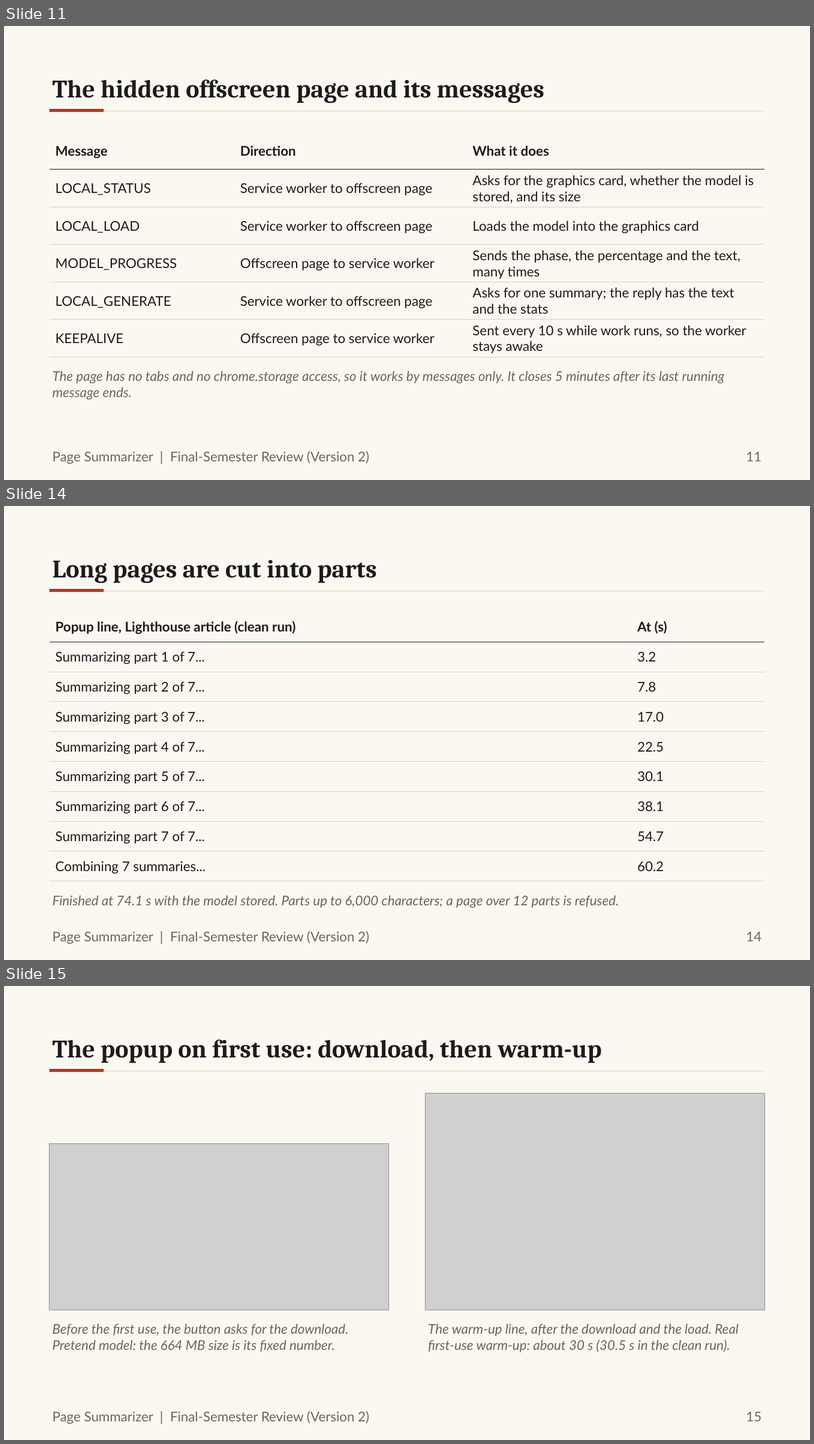
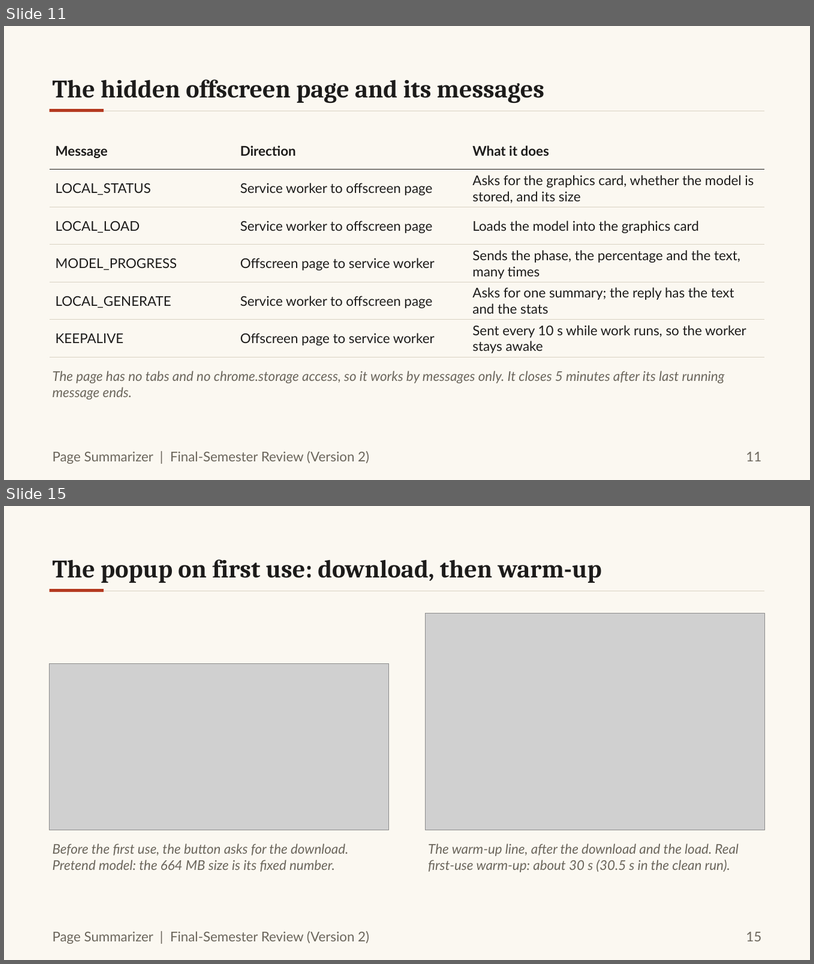
Before and after one commit to Vickey-vijay/DISSCO_web-page-summarizer, a slide deck: finalsem/docs/ppt/FinalSem_Deck.pptx. Shown one above the other, each under a label of ours: slides 11, 14 and 15 before the commit, slides 11 and 15 after it; the slides between them are not shown. The pictures are 814x1444 and 814x964 pixels, drawn with LibreOffice and Linux fonts; fonts in the diff are those of the drawing; grey boxes stand for pictures. Boxes give left, top, right and bottom in pixels: in the first picture for what was removed or moved away, otherwise in the second. Text is boxed around its words. In the diff, an @@ line names an element or a change of style, - is before the commit and + after.

```diff
--- a/finalsem/docs/ppt/FinalSem_Deck.pptx
+++ b/finalsem/docs/ppt/FinalSem_Deck.pptx
@@ slide 14 removed at [4, 506, 810, 960], background #FBF8F1 @@
@@ text removed at [53, 560, 377, 583] @@
-Long pages are cut into parts
@@ line removed from (50, 591) to (765, 591) @@
@@ rectangle removed at [50, 589, 104, 592] @@
@@ table removed at [50, 612, 765, 881], 9 rows, 2 columns @@
-Popup line, Lighthouse article (clean run) | At (s)
-Summarizing part 1 of 7... | 3.2
-Summarizing part 2 of 7... | 7.8
-Summarizing part 3 of 7... | 17.0
-Summarizing part 4 of 7... | 22.5
-Summarizing part 5 of 7... | 30.1
-Summarizing part 6 of 7... | 38.1
-Summarizing part 7 of 7... | 54.7
-Combining 7 summaries... | 60.2
@@ text removed at [53, 895, 619, 907] @@
-Finished at 74.1 s with the model stored. Parts up to 6,000 characters; a page over 12 parts is refused.
@@ text removed at [53, 931, 369, 943] @@
-Page Summarizer | Final-Semester Review (Version 2)
@@ text removed at [746, 931, 762, 941] @@
-14
```
Also in this commit, not shown: 9 slides changed, 1 slide added, 43 other files.
